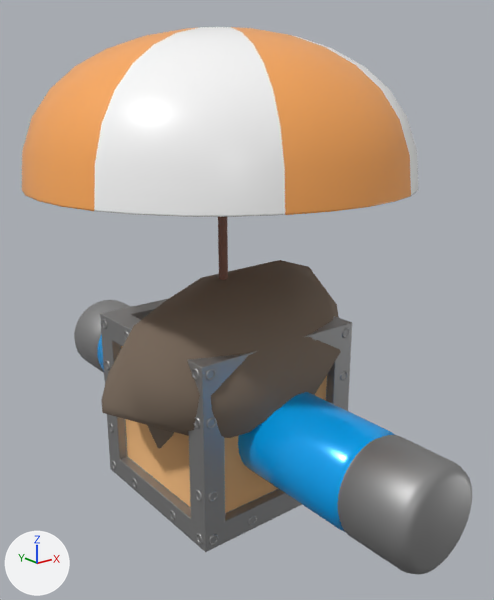
A saved change to the glTF model models/props/props.glb.
Both versions are drawn from a 50 mm camera at (-4.3, -5.79, 3.46) aimed at (0.15, -0.23, 1.23). Lighting does not change. The marker at lower left points along +X, +Y and +Z.

The first picture shows 'box', 'glowstick', 'parasol', 'rock'.
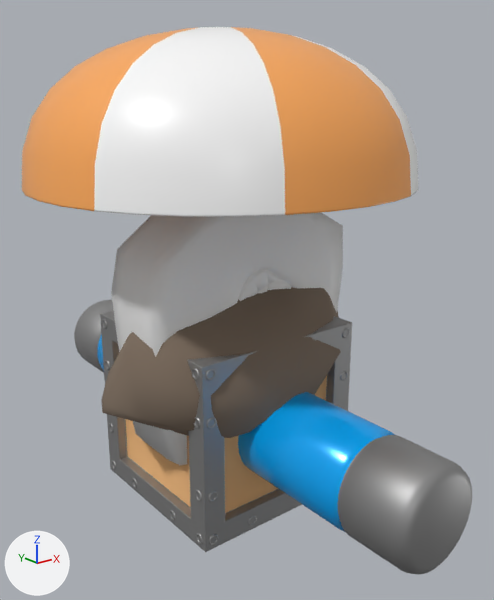
Changed parts and their boxes [x1, y1, x2, y2] in the pictures (494 x 600 px):
'Cube', added
    after: [111, 212, 343, 466]

The change, as a diff of the scene's bpy script:
```diff
--- a/models/props/props.glb.py
+++ b/models/props/props.glb.py
@@ me_mesh @@
+me_mesh.from_pydata(...)  # 834 vertices, 1664 faces; spans x -1.23..1.3, y -0.55..0.39, z -0.32..2.52
@@ ob_cube @@
+ob_cube = bpy.data.objects.new('Cube', me_mesh)
+ob_cube.location = (0.0, 0.0, 0.0)
```
